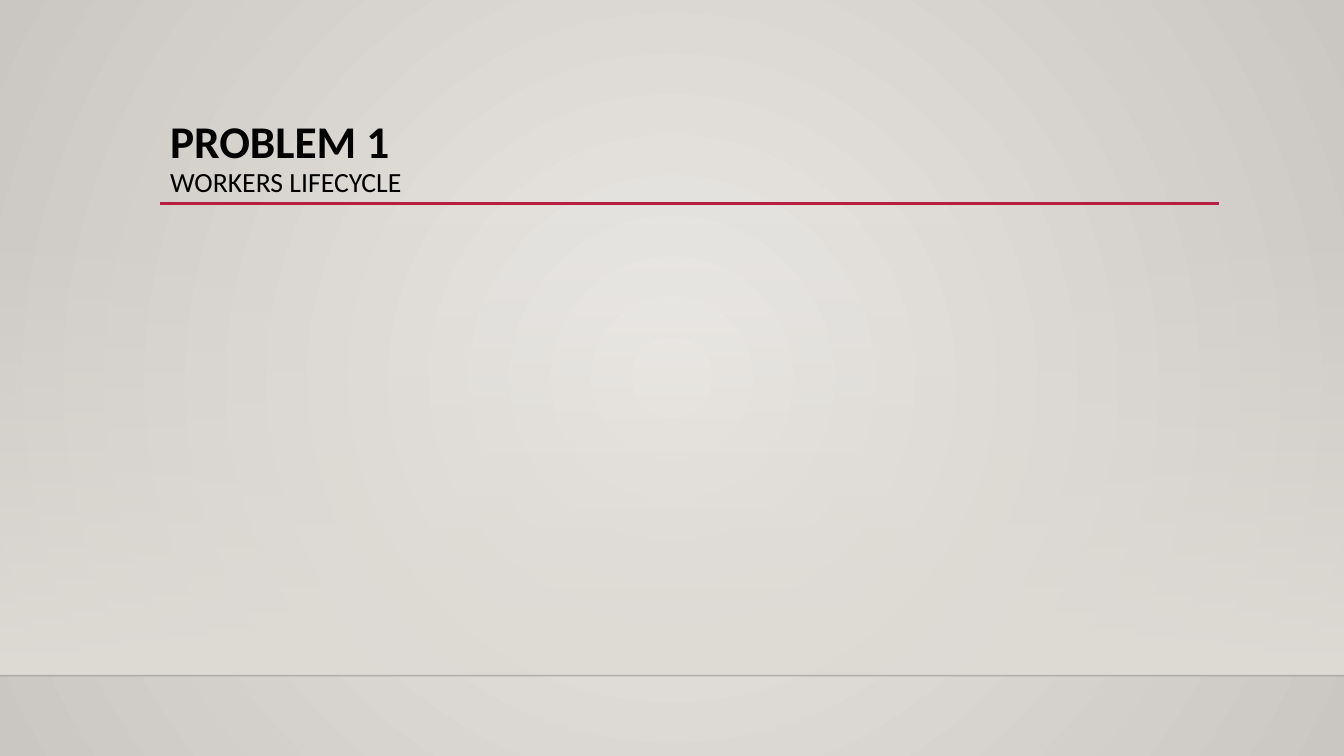
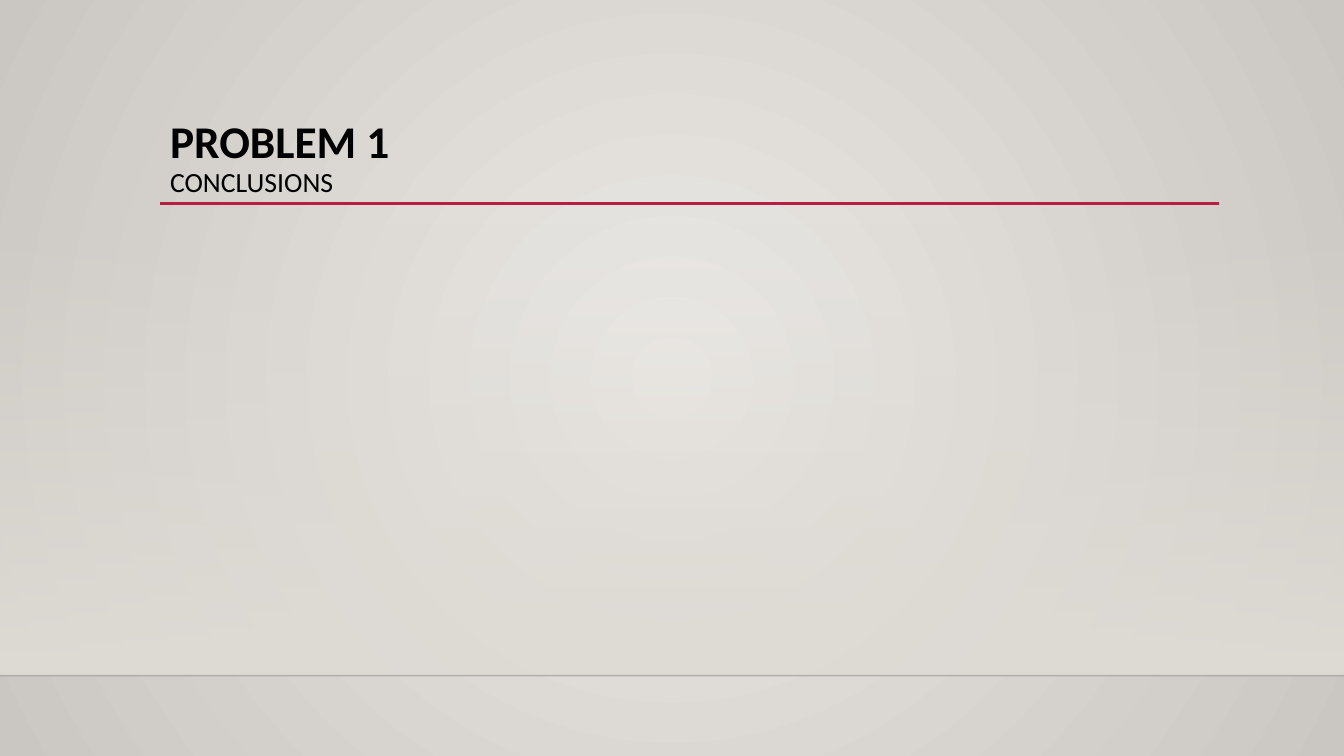
Before and after one commit to xL1fer/CLE_2022_2023, a slide deck: slide 4 of CLE1_T3G5/present.pptx (slide 3 before the commit). Drawn at 1344x756 pixels with LibreOffice and Linux fonts; fonts in the diff are those of the drawing; background and template pictures are left out. Boxes give left, top, right and bottom in pixels: in the first picture for what was removed or moved away, otherwise in the second. Text is boxed around its words. In the diff, an @@ line names an element or a change of style, - is before the commit and + after.

```diff
--- a/CLE1_T3G5/present.pptx
+++ b/CLE1_T3G5/present.pptx
@@ title at (170,128,389,192): text changed @@
-PROBLEM 1
-WORKERS LIFECYCLE
+PROBLEM 1
+CONCLUSIONS
```
Also in this commit, not shown: 2 other slides changed, 1 slide added, 1 slide removed.
